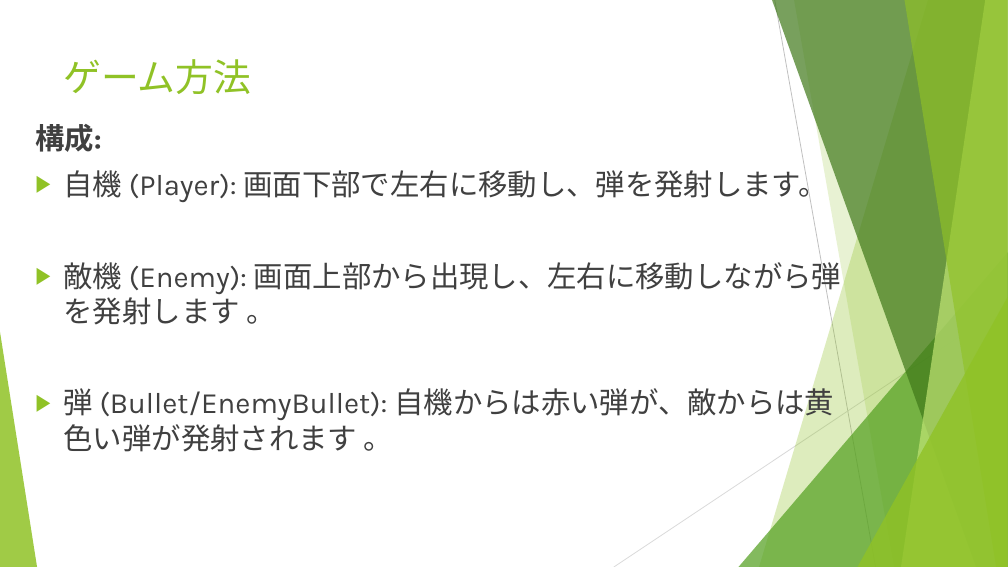
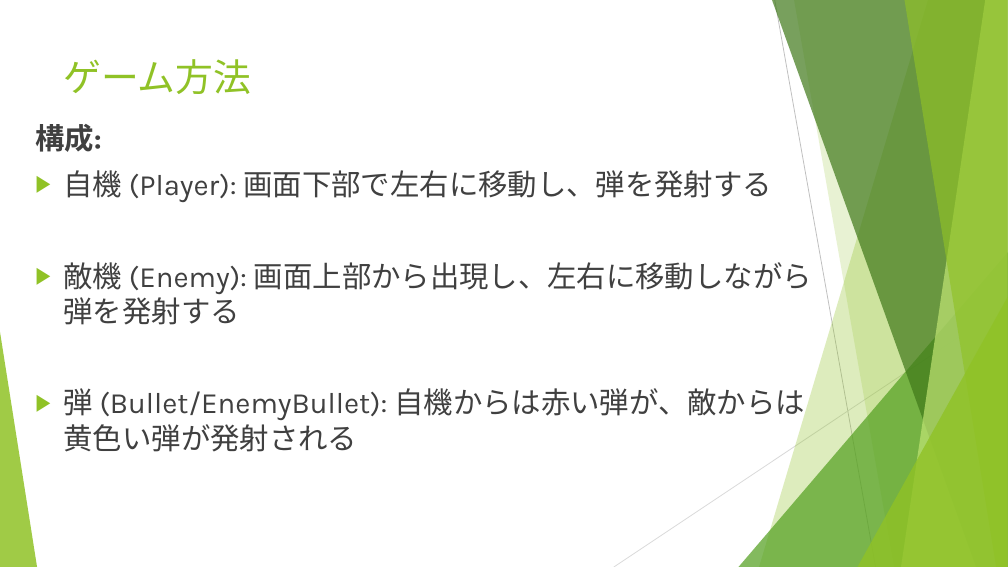
Before and after one commit to sotainooka/team07, a slide deck: slide 4 of team07 プレゼン.pptx. Drawn at 1008x567 pixels with LibreOffice and Linux fonts; fonts in the diff are those of the drawing. Boxes give left, top, right and bottom in pixels: in the first picture for what was removed or moved away, otherwise in the second. Text is boxed around its words. In the diff, an @@ line names an element or a change of style, - is before the commit and + after.

```diff
--- a/team07 プレゼン.pptx
+++ b/team07 プレゼン.pptx
@@ text at <box>64,170,812,452</box>: text changed @@
-▶ 自機 (Player): 画面下部で左右に移動し、弾を発射します。
-▶ 敵機 (Enemy): 画面上部から出現し、左右に移動しながら弾を発射します 。
-▶ 弾 (Bullet/EnemyBullet): 自機からは赤い弾が、敵からは黄色い弾が発射されます 。
+▶ 自機 (Player): 画面下部で左右に移動し、弾を発射する
+▶ 敵機 (Enemy): 画面上部から出現し、左右に移動しながら弾を発射する
+▶ 弾 (Bullet/EnemyBullet): 自機からは赤い弾が、敵からは黄色い弾が発射される
```
Also in this commit, not shown: 5 other slides changed, 2 other files.
